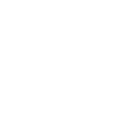
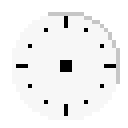
The second w=128, h=128 image is a revision of the first. Changes to its layers:
added layer "Layer 3" above "Layer 2" over 48, 12, 120, 84
painted on "Layer 2" over 12, 12, 120, 120
